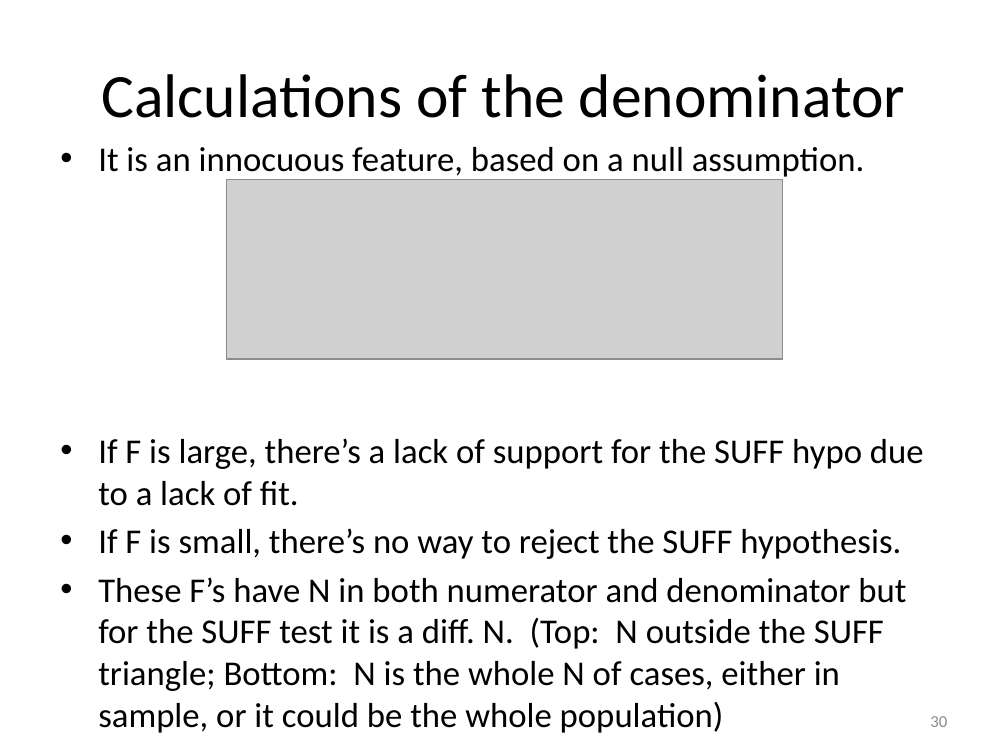
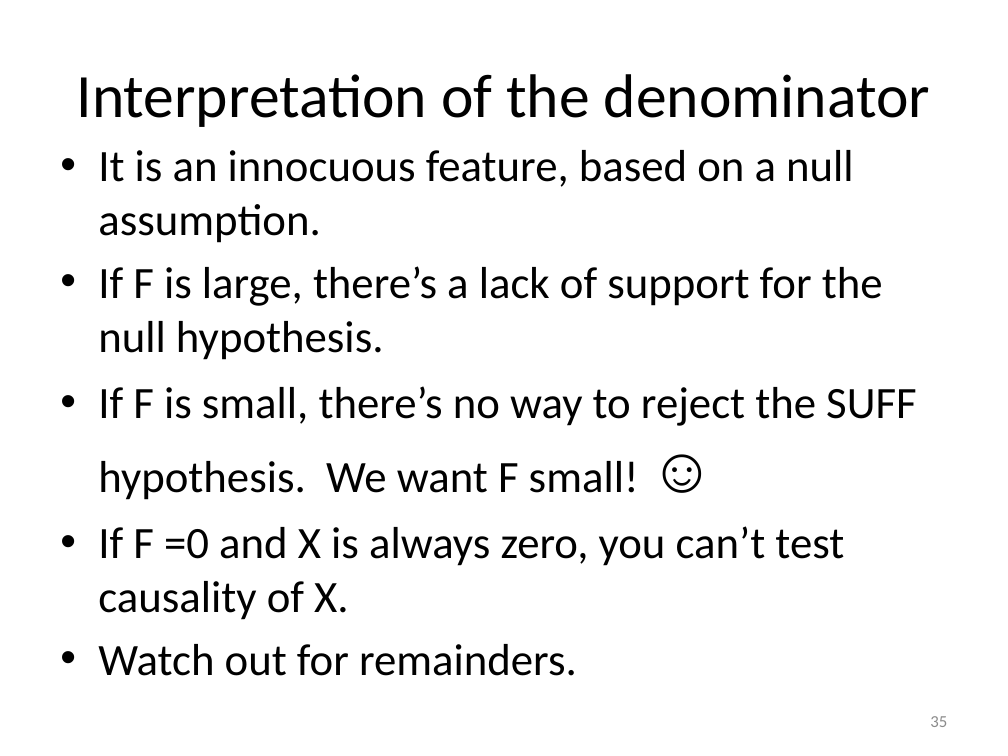
Before and after one commit to WendyOlsen/fsgof, a slide deck: slide 35 of FuzzyQCAConsistencyWithGoodnessofFitTestsOlsen2016.pptx (slide 30 before the commit). Drawn at 1008x756 pixels with LibreOffice and Linux fonts; fonts in the diff are those of the drawing; grey boxes stand for pictures. Boxes give left, top, right and bottom in pixels: in the first picture for what was removed or moved away, otherwise in the second. Text is boxed around its words. In the diff, an @@ line names an element or a change of style, - is before the commit and + after.

```diff
--- a/FuzzyQCAConsistencyWithGoodnessofFitTestsOlsen2016.pptx
+++ b/FuzzyQCAConsistencyWithGoodnessofFitTestsOlsen2016.pptx
@@ title at [77,74,930,127]: text changed @@
-Calculations of the denominator
+Interpretation of the denominator
@@ text at [98,150,854,243]: size 24.8 to 32 pt in "It is an innocuous feature, based on ..."; more space between paragraphs @@
@@ picture removed at [226,179,782,359] @@
@@ text at [98,266,916,676]: text changed; size 24.8 to 32 pt @@
-• If F is large, there’s a lack of support for the SUFF hypo due to a lack of fit.
-• If F is small, there’s no way to reject the SUFF hypothesis.
-• These F’s have N in both numerator and denominator but for the SUFF test it is a diff. N. (Top: N outside the SUFF triangle; Bottom: N is the whole N of cases, either in sample, or it could be the whole population)
+• If F is large, there’s a lack of support for the null hypothesis.
+• If F is small, there’s no way to reject the SUFF hypothesis. We want F small! ☺
+• If F =0 and X is always zero, you can’t test causality of X.
+• Watch out for remainders.
@@ page number at [930,716,947,727]: text changed @@
-30
+35
```
Also in this commit, not shown: 28 other slides changed, 12 slides added, 13 slides removed.
